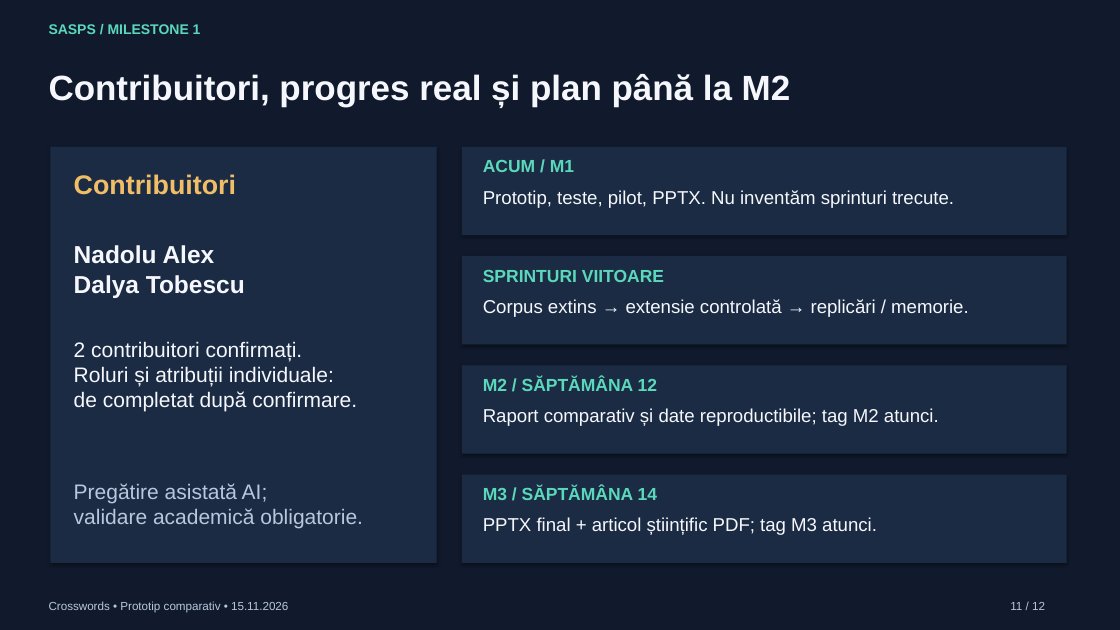
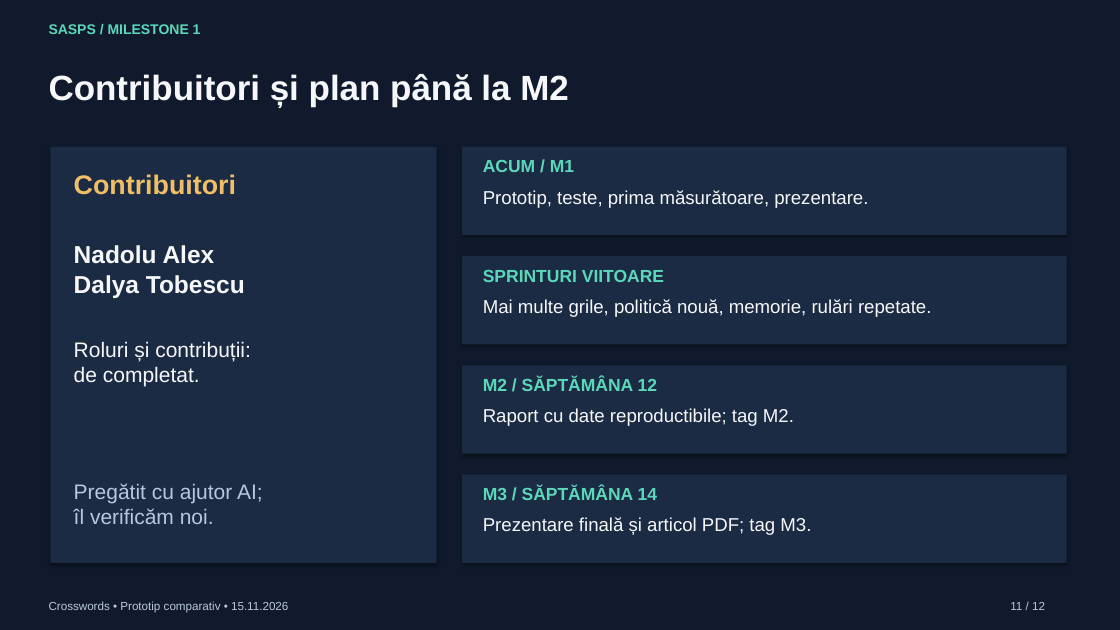
Before and after one commit to nadolualex/sasps-crosswords, a slide deck: slide 11 of presentation/SASPS_M1_Crosswords.pptx. Drawn at 1120x630 pixels with LibreOffice and Linux fonts; fonts in the diff are those of the drawing. Boxes give left, top, right and bottom in pixels: in the first picture for what was removed or moved away, otherwise in the second. Text is boxed around its words. In the diff, an @@ line names an element or a change of style, - is before the commit and + after.

```diff
--- a/presentation/SASPS_M1_Crosswords.pptx
+++ b/presentation/SASPS_M1_Crosswords.pptx
@@ text at (49, 74, 569, 107): text changed @@
-Contribuitori, progres real și plan până la M2
+Contribuitori și plan până la M2
@@ text at (483, 190, 868, 208): text changed @@
-Prototip, teste, pilot, PPTX. Nu inventăm sprinturi trecute.
+Prototip, teste, prima măsurătoare, prezentare.
@@ text at (483, 299, 931, 317): text changed @@
-Corpus extins → extensie controlată → replicări / memorie.
+Mai multe grile, politică nouă, memorie, rulări repetate.
@@ text at (74, 341, 251, 386): text changed @@
-2 contribuitori confirmați.
-Roluri și atribuții individuale:
-de completat după confirmare.
+Roluri și contribuții:
+de completat.
@@ text at (483, 408, 794, 426): text changed @@
-Raport comparativ și date reproductibile; tag M2 atunci.
+Raport cu date reproductibile; tag M2.
@@ text at (74, 483, 263, 524): text changed @@
-Pregătire asistată AI;
-validare academică obligatorie.
+Pregătit cu ajutor AI;
+îl verificăm noi.
@@ text at (483, 517, 811, 535): text changed @@
-PPTX final + articol științific PDF; tag M3 atunci.
+Prezentare finală și articol PDF; tag M3.
```
Also in this commit, not shown: 11 other slides changed, 17 other files.
